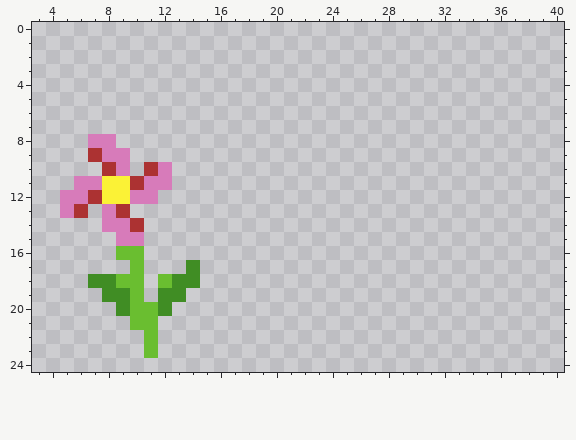
Pixel-art sprite: resources/tilesets/decor-forest.png. The first picture shows the starting point.
Shown: x 3..40, y 0..24.
And afterwards:
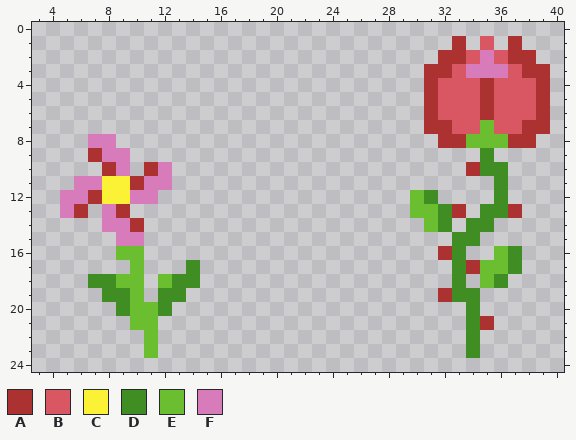
Palette (. is transparent): A #ac3232  B #d95763  C #fbf236  D #408d24  E #6abe30  F #d77bba
Changes in this commit:
file 96x96 -> 48x48 pixels (blocks of 2x2 -> 1x1; one block is one cell here)
The author put colour A in row 1 at x 33 and 37; in row 2 at x 32 to 33 and 37 to 38; in row 3 at x 31 to 32 and 38 to 39; in rows 4 to 6 at x 31, 35 and 39; in row 7 at x 31 to 32 and 38 to 39; in row 8 at x 32 to 33 and 37 to 38.
The author put colour A in row 10 at x 34; in row 13 at x 33 and 37; in row 16 at x 32; in row 17 at x 34; in row 19 at x 32; in row 21 at x 35.
The author put colour B in row 1 at x 35; in row 2 at x 34 and 36; in row 3 at x 33 and 37; in rows 4 to 6 at x 32 to 34 and 36 to 38; in row 7 at x 33 to 34 and 36 to 37.
The author put colour D in row 9 at x 35; in row 10 at x 35 to 36; in row 11 at x 36; in row 12 at x 31 and 36; in row 13 at x 32 and 35 to 36; in row 14 at x 32 and 34 to 35.
The author put colour D in row 15 at x 33 to 34; in rows 16 to 17 at x 33 and 37; in row 18 at x 33 and 36; in row 19 at x 33 to 34; in rows 20 to 23 at x 34.
The author put colour E in row 7 at x 35; in row 8 at x 34 to 36; in row 12 at x 30; in row 13 at x 30 to 31; in row 14 at x 31; in row 16 at x 36.
The author put colour E in row 17 at x 35 to 36; in row 18 at x 35.
The author put colour F in row 2 at x 35; in row 3 at x 34 to 36.
